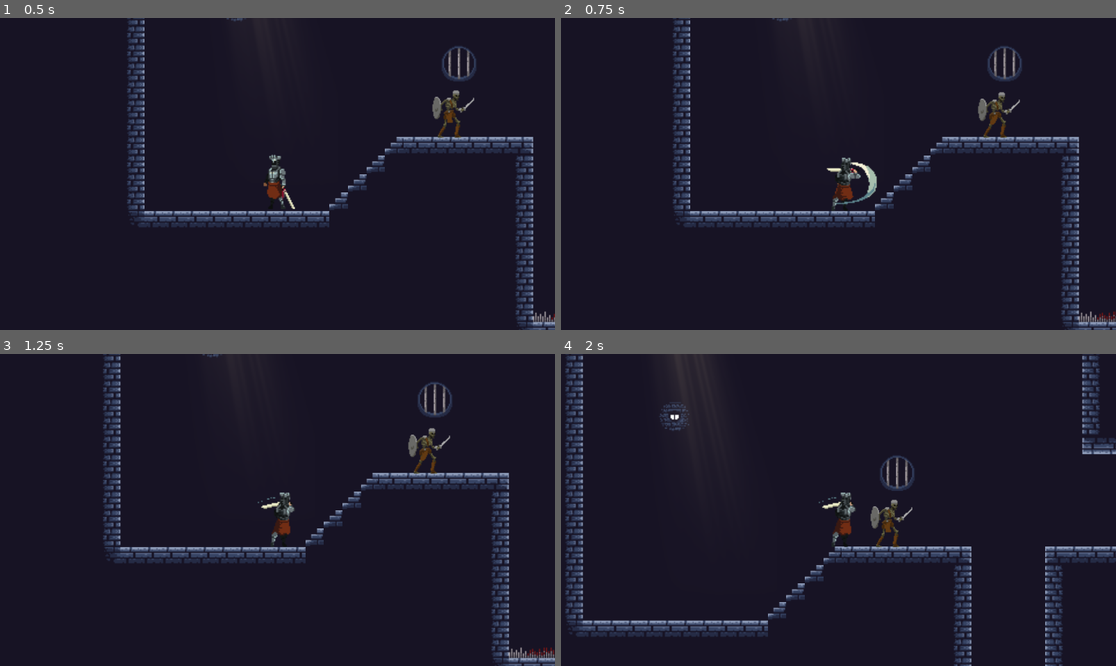
Above: before the commit, frames 1-4 (two rows, left to right).
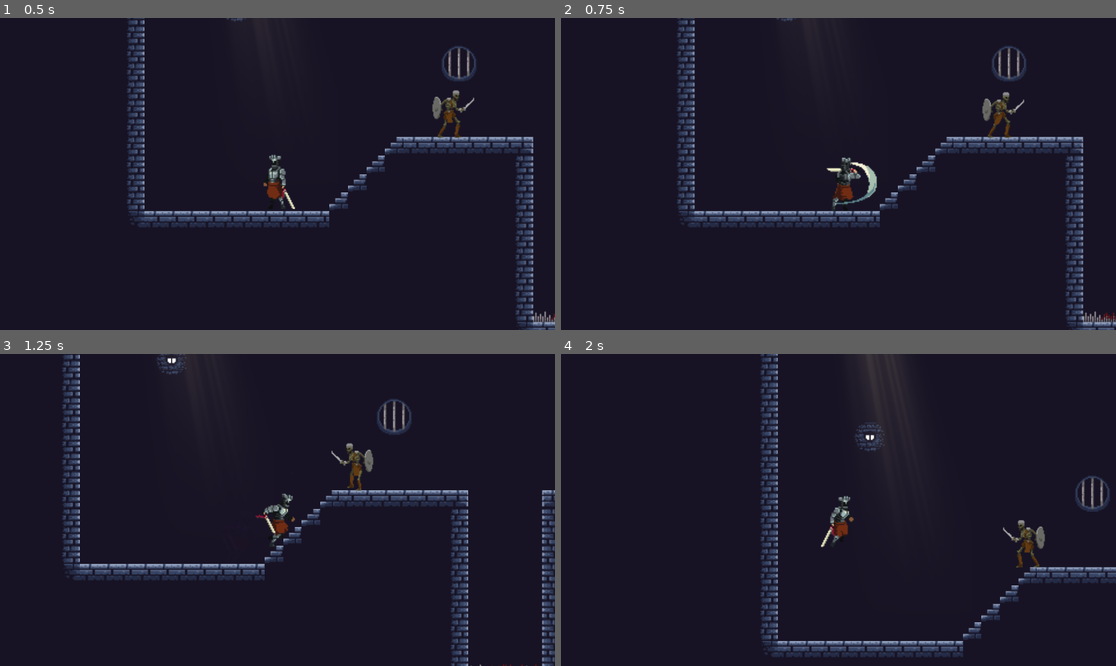
Above: after the commit, the same moments.

Repository: avasconcelos114/metroidvania_clone
Game: Godot game, scene res://root.tscn
Two runs of this game, one before a commit and one after it. Both use one fixed random seed, a clock stepped at 60 frames per second and the inputs below.
Inputs (mouse positions are in pixels of both pictures, inside the frame that each line leads up to):
- Up to frame 1 (0.5 s): no input
- Up to frame 2 (0.75 s): tap Enter (pause) at 0.5 s; move the mouse to (960, 158) at 0.52 s; hold D (right) from 0.53 s (still down); click (960, 158) at 0.6 s
- Up to frame 3 (1.25 s): keep holding D (right); tap Space (jump) at 0.77 s; tap Shift (dash) at 0.8 s
- Up to frame 4 (2 s): keep holding D (right); move the mouse to (727, 525) at 1.27 s; tap Shift (dash) at 1.35 s; tap Space (jump) at 1.52 s; click (727, 525) at 1.55 s

Frame 1 is identical in both runs. In frame 2, 4.6% of the frame differs, in the area x 20-100%, y 0-100%; in frame 3, 13%; in frame 4, 14%, in the area x 0-100%, y 0-100%.

Commit message:
Added enemy attack and chase states

Diff:
--- a/Scenes/Components/HurtboxComponent.gd
+++ b/Scenes/Components/HurtboxComponent.gd
@@ -26,5 +26,5 @@
 
 func receive_hit(damage):
 	if health_component.has_health_remaining():
-		health_component.take_damage(damage)
+		health_component.take_damage(damage - armor_stats.armor)
 		emit_signal("ReceivedHit", hit_direction)
--- a/Scenes/Enemies/BaseEnemy.gd
+++ b/Scenes/Enemies/BaseEnemy.gd
@@ -4,8 +4,16 @@
 @export var is_airborne := false
 @export var movement_distance := 100
 @export var health_component: HealthComponent
+@export var aggro_distance := 150
+@export var attack_range := 50
+@export var speed := 50
 
 var gravity_value = ProjectSettings.get_setting("physics/2d/default_gravity")
+
+var last_direction: float
+
+func _init():
+	self.last_direction = last_direction
 
 func gravity(delta):
 	if not is_on_floor() and not is_airborne:
--- a/Scenes/Enemies/Skeleton.gd
+++ b/Scenes/Enemies/Skeleton.gd
@@ -6,8 +6,10 @@
 
 func _physics_process(delta):
 	super.gravity(delta)
+
 	if health_component.has_died:
 		return
+	handle_character_direction()
 	move_and_slide()
 
 func handle_death():
@@ -17,3 +19,11 @@
 
 func receive_hit(_direction):
 	Global.show_damage_flash($AnimatedSprite2D)
+
+func handle_character_direction():
+	if last_direction < 0:
+		$HitboxComponent.position.x = -30
+		$AnimatedSprite2D.set_flip_h(true)
+	else:
+		$HitboxComponent.position.x = 30
+		$AnimatedSprite2D.set_flip_h(false)
--- a/Scenes/Enemies/Skeleton.tscn
+++ b/Scenes/Enemies/Skeleton.tscn
@@ -11,6 +11,8 @@
 [ext_resource type="Script" path="res://Scripts/States/StateMachine.gd" id="9_s5w75"]
 [ext_resource type="Script" path="res://Scripts/States/EnemyStates/Idle.gd" id="10_1e7gl"]
 [ext_resource type="Script" path="res://Scripts/States/EnemyStates/Death.gd" id="11_qnsjp"]
+[ext_resource type="Script" path="res://Scripts/States/EnemyStates/Chase.gd" id="12_urg2y"]
+[ext_resource type="Script" path="res://Scripts/States/EnemyStates/Attack.gd" id="13_lapb2"]
 
 [sub_resource type="ShaderMaterial" id="ShaderMaterial_xjhv5"]
 shader = ExtResource("2_aj3sp")
@@ -24,8 +26,8 @@
 radius = 7.0
 height = 40.0
 
-[sub_resource type="RectangleShape2D" id="RectangleShape2D_tee8m"]
-size = Vector2(46.5, 20)
+[sub_resource type="RectangleShape2D" id="RectangleShape2D_tvax3"]
+size = Vector2(40, 20)
 
 [node name="Skeleton" type="CharacterBody2D" node_paths=PackedStringArray("health_component")]
 collision_layer = 2
@@ -73,10 +75,14 @@
 shape = SubResource("CapsuleShape2D_5cayk")
 
 [node name="HitboxComponent" parent="." instance=ExtResource("7_alkru")]
+position = Vector2(17, 5)
+collision_layer = 96
+collision_mask = 96
+damage_stats = ExtResource("2_a3iad")
 
 [node name="CollisionShape2D" type="CollisionShape2D" parent="HitboxComponent"]
-position = Vector2(30, 4)
-shape = SubResource("RectangleShape2D_tee8m")
+position = Vector2(10, 0)
+shape = SubResource("RectangleShape2D_tvax3")
 
 [node name="StateMachine" type="Node" parent="." node_paths=PackedStringArray("initial_state")]
 script = ExtResource("9_s5w75")
@@ -94,6 +100,22 @@
 enemy = NodePath("../..")
 sprite = NodePath("../../AnimatedSprite2D")
 
+[node name="Chase" type="Node" parent="StateMachine" node_paths=PackedStringArray("enemy", "sprite", "navigation_agent")]
+script = ExtResource("12_urg2y")
+enemy = NodePath("../..")
+sprite = NodePath("../../AnimatedSprite2D")
+navigation_agent = NodePath("../../NavigationAgent2D")
+
+[node name="Attack" type="Node" parent="StateMachine" node_paths=PackedStringArray("enemy", "sprite", "attack_cooldown", "hitbox")]
+script = ExtResource("13_lapb2")
+enemy = NodePath("../..")
+sprite = NodePath("../../AnimatedSprite2D")
+attack_cooldown = NodePath("../../Timers/AttackCooldownTimer")
+hitbox = NodePath("../../HitboxComponent")
+
 [node name="Timers" type="Node" parent="."]
 
 [node name="PatrolCycleTimer" type="Timer" parent="Timers"]
+
+[node name="AttackCooldownTimer" type="Timer" parent="Timers"]
+wait_time = 3.0
--- a/Scenes/Player/Player.gd
+++ b/Scenes/Player/Player.gd
@@ -33,10 +33,6 @@
 
 # Attack related variables
 var attack_input = false
-
-# States
-var current_state = null
-var prev_state = null
 
 func _ready():
 	if dash_unlocked:
@@ -88,7 +84,7 @@
 	if last_direction < 0:
 		$AnimatedSprite2D.set_flip_h(true)
 		$WallHugParticles.position.x = -12
-		$HitboxComponent.position.x = -20
+		$HitboxComponent.position.x = -58
 	else:
 		$AnimatedSprite2D.set_flip_h(false)
 		$WallHugParticles.position.x = 12
--- a/Scenes/Player/Player.tscn
+++ b/Scenes/Player/Player.tscn
@@ -52,7 +52,7 @@
 height = 48.0
 
 [sub_resource type="RectangleShape2D" id="RectangleShape2D_sftli"]
-size = Vector2(34, 20)
+size = Vector2(57, 20)
 
 [node name="Player" type="CharacterBody2D"]
 collision_layer = 9
@@ -61,6 +61,7 @@
 floor_max_angle = 1.0472
 platform_wall_layers = 4
 script = ExtResource("1_phk7p")
+ACCELERATION = 15.0
 HIT_KNOCKBACK = 500
 dash_unlocked = true
 wall_slide_unlocked = true
@@ -88,7 +89,6 @@
 explosiveness = 0.15
 
 [node name="HealthComponent" parent="." instance=ExtResource("3_cgp6e")]
-max_health = 20
 
 [node name="HurtboxComponent" parent="." node_paths=PackedStringArray("health_component") instance=ExtResource("5_lexje")]
 collision_layer = 96
@@ -107,15 +107,11 @@
 damage_stats = ExtResource("6_51172")
 
 [node name="CollisionShape2D" type="CollisionShape2D" parent="HitboxComponent"]
-position = Vector2(7, 0)
+position = Vector2(20, 2.08165e-12)
 shape = SubResource("RectangleShape2D_sftli")
 
 [node name="StateMachine" type="Node" parent="."]
 script = ExtResource("9_omggr")
-
-[node name="Idle" type="Node" parent="StateMachine" node_paths=PackedStringArray("player")]
-script = ExtResource("10_g3a8n")
-player = NodePath("../..")
 
 [node name="Running" type="Node" parent="StateMachine" node_paths=PackedStringArray("player")]
 script = ExtResource("11_upoem")
@@ -153,6 +149,10 @@
 script = ExtResource("17_vt5w1")
 player = NodePath("../..")
 
+[node name="Idle" type="Node" parent="StateMachine" node_paths=PackedStringArray("player")]
+script = ExtResource("10_g3a8n")
+player = NodePath("../..")
+
 [node name="Timers" type="Node" parent="."]
 
 [node name="AttackResetTimer" type="Timer" parent="Timers"]
--- /dev/null
+++ b/Scripts/States/EnemyStates/Attack.gd
@@ -0,0 +1,29 @@
+extends BaseState
+
+@export var enemy: BaseEnemy
+@export var sprite: AnimatedSprite2D
+@export var attack_cooldown: Timer
+@export var hitbox: HitboxComponent
+
+func _ready():
+	attack_cooldown.timeout.connect(attack)
+
+func enter_state():
+	attack()
+	attack_cooldown.start()
+
+func exit_state():
+	attack_cooldown.stop()
+
+func physics_update(delta):
+	enemy.velocity = Vector2.ZERO
+
+	var distance = Global.player.global_position - enemy.global_position
+	if distance.length() > enemy.attack_range:
+		Transitioned.emit(self, "chase")
+
+func attack():
+	sprite.play("attack")
+	await sprite.animation_finished
+	hitbox.attack()
+	sprite.play("default")
--- /dev/null
+++ b/Scripts/States/EnemyStates/Chase.gd
@@ -0,0 +1,29 @@
+extends BaseState
+
+@export var enemy: BaseEnemy
+@export var sprite: AnimatedSprite2D
+@export var navigation_agent: NavigationAgent2D
+
+func enter_state():
+	sprite.play("walk")
+
+func exit_state():
+	sprite.stop()
+
+func physics_update(delta):
+	var distance = Global.player.global_position - enemy.global_position
+	if distance.length() > enemy.aggro_distance:
+		Transitioned.emit(self, "idle")
+
+	if distance.length() < enemy.attack_range:
+		Transitioned.emit(self, "attack")
+
+	navigation_agent.target_position = Global.player.global_position
+	var new_position = navigation_agent.get_next_path_position()
+	var direction = new_position - enemy.global_position
+	direction = direction.normalized()
+
+	if direction.x != 0:
+		enemy.last_direction = direction.x
+
+	enemy.velocity = direction * enemy.speed
--- a/Scripts/States/EnemyStates/Idle.gd
+++ b/Scripts/States/EnemyStates/Idle.gd
@@ -5,7 +5,6 @@
 @export var navigation_agent: NavigationAgent2D
 @export var patrol_timer: Timer
 
-var move_direction : float
 var is_moving = false
 
 func enter_state():
@@ -25,6 +24,12 @@
 func physics_update(delta):
 	handle_movement()
 
+	var distance = Global.player.global_position - enemy.global_position
+	var should_aggro = distance.length() < enemy.aggro_distance
+	if should_aggro:
+		Transitioned.emit(self, "chase")
+
+
 func handle_movement():
 	if is_moving and not navigation_agent.is_navigation_finished():
 		var new_position = navigation_agent.get_next_path_position()
@@ -32,9 +37,8 @@
 		direction = direction.normalized()
 		if navigation_agent.is_target_reachable():
 			# Only move if the target can be reached
-			move_direction = direction.x
-			enemy.velocity = direction * 50
-			sprite.set_flip_h(move_direction < 0)
+			enemy.velocity = direction * enemy.speed
+			enemy.last_direction = direction.x
 			sprite.play("walk")
 			enemy.move_and_slide()
 			return
--- a/Scripts/States/PlayerStates/Attacking.gd
+++ b/Scripts/States/PlayerStates/Attacking.gd
@@ -21,6 +21,8 @@
 	player.gravity(delta)
 	if player.is_on_floor():
 		player.velocity.x = move_toward(player.velocity.x, 0, 5)
+	if player.dash_input_actuation and player.dash_unlocked and player.can_dash:
+		Transitioned.emit(self, "dashing")
 	if player.attack_input:
 		handle_attack()
 
@@ -38,16 +40,20 @@
 		return
 
 	# check if we have a valid queued attack
-	if attack_animations.size() > current_attack_animation:
-		attack_in_progress = true
-		attack_reset_timer.stop()
-		# Begin attack sequence
-		sprite.play(attack_animations[current_attack_animation])
-		hitbox_component.attack()
-		current_attack_animation += 1
-	else:
-		transition_to_idle()
+	attack_in_progress = true
+	sprite.play("attack_1")
+	hitbox_component.attack()
+	#if attack_animations.size() > current_attack_animation:
+		#attack_in_progress = true
+		#attack_reset_timer.stop()
+		## Begin attack sequence
+		#sprite.play(attack_animations[current_attack_animation])
+		#hitbox_component.attack()
+		#current_attack_animation += 1
+	#else:
+		#transition_to_idle()
 	await sprite.animation_finished
+	sprite.play("default")
 	attack_in_progress = false
 	attack_reset_timer.start()
 
Not shown: 1 places in Scenes/Enemies/Skeleton.tscn that only renumber resources
